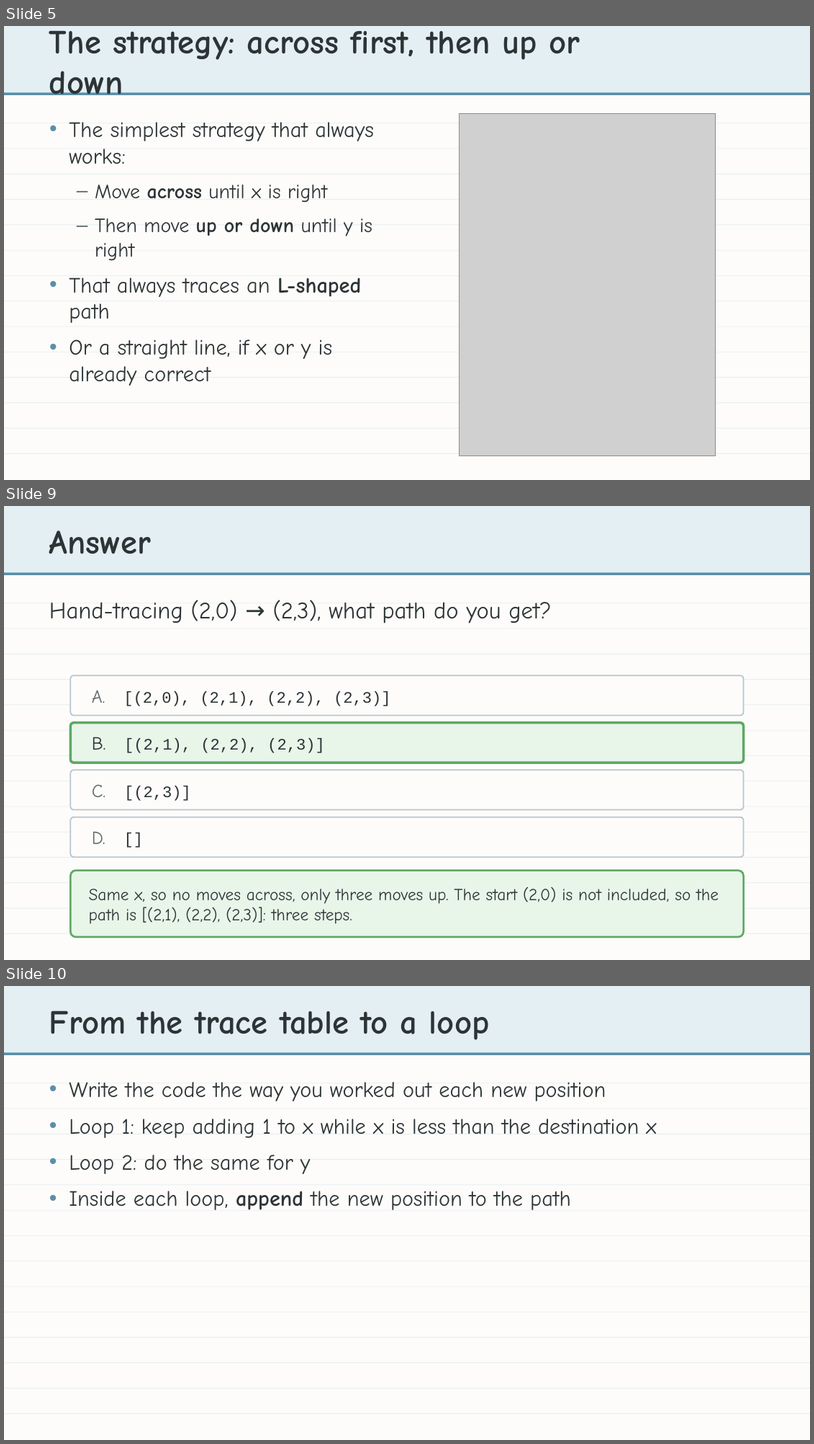
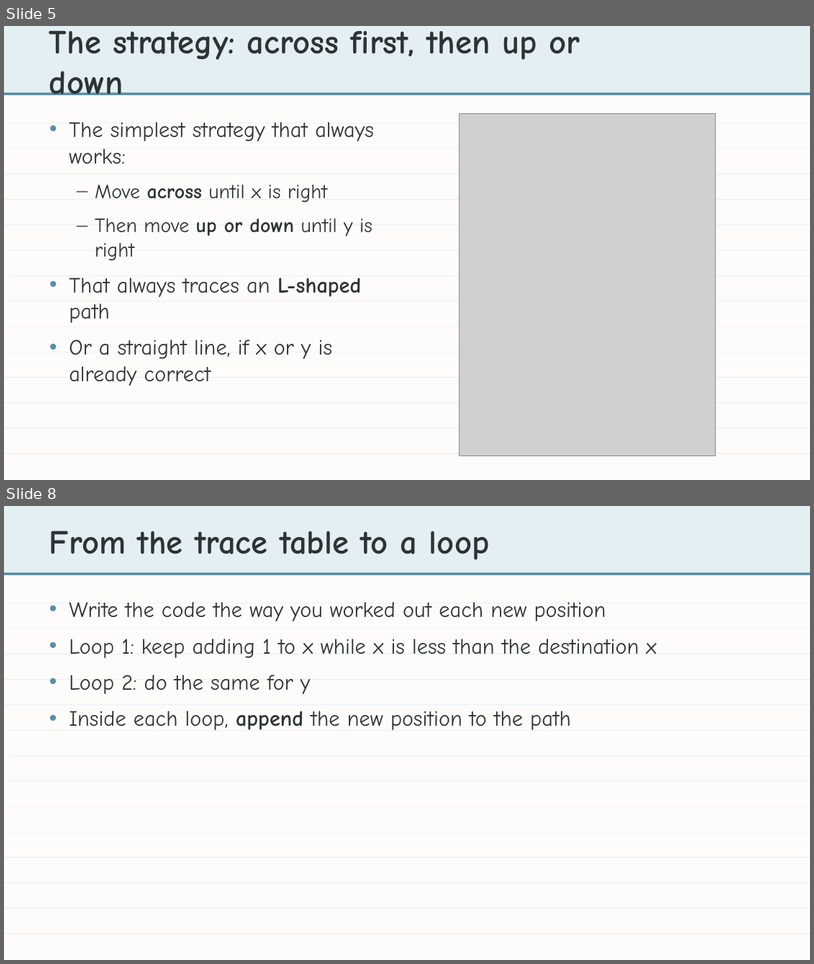
Before and after one commit to bradamiller/LearningPython, a slide deck: static/slides/module-04-manhattan/module-4-lesson-04-the-manhattan-algorithm.pptx. Shown one above the other, each under a label of ours: slides 5, 9 and 10 before the commit, slides 5 and 8 after it; the slides between them are not shown. The pictures are 814x1444 and 814x964 pixels, drawn with LibreOffice and Linux fonts; fonts in the diff are those of the drawing; grey boxes stand for pictures. Boxes give left, top, right and bottom in pixels: in the first picture for what was removed or moved away, otherwise in the second. Text is boxed around its words. In the diff, an @@ line names an element or a change of style, - is before the commit and + after.

```diff
--- a/static/slides/module-04-manhattan/module-4-lesson-04-the-manhattan-algorithm.pptx
+++ b/static/slides/module-04-manhattan/module-4-lesson-04-the-manhattan-algorithm.pptx
@@ slide 9 removed at (x1=4, y1=506, x2=810, y2=960), background #FDFCFA @@
@@ rectangle removed at (x1=4, y1=506, x2=810, y2=572) @@
@@ text removed at (x1=49, y1=530, x2=151, y2=554) @@
-Answer
@@ rectangle removed at (x1=4, y1=572, x2=810, y2=575) @@
@@ rectangle removed at (x1=4, y1=602, x2=810, y2=603) @@
@@ text removed at (x1=49, y1=600, x2=551, y2=623) @@
-Hand-tracing (2,0) → (2,3), what path do you get?
@@ rectangle removed at (x1=4, y1=628, x2=810, y2=629) @@
@@ rectangle removed at (x1=4, y1=654, x2=810, y2=654) @@
@@ rounded rectangle removed at (x1=70, y1=675, x2=744, y2=716) @@
@@ rectangle removed at (x1=4, y1=679, x2=810, y2=680) @@
@@ text removed at (x1=92, y1=690, x2=391, y2=706) @@
-A. [(2,0), (2,1), (2,2), (2,3)]
@@ rectangle removed at (x1=4, y1=705, x2=810, y2=705) @@
@@ rectangle removed at (x1=4, y1=730, x2=810, y2=731) @@
@@ rounded rectangle removed at (x1=70, y1=723, x2=744, y2=762) @@
@@ text removed at (x1=92, y1=736, x2=325, y2=753) @@
-B. [(2,1), (2,2), (2,3)]
@@ rectangle removed at (x1=4, y1=755, x2=810, y2=756) @@
@@ rectangle removed at (x1=4, y1=780, x2=810, y2=781) @@
@@ rounded rectangle removed at (x1=70, y1=770, x2=744, y2=810) @@
@@ text removed at (x1=92, y1=784, x2=191, y2=800) @@
-C. [(2,3)]
@@ rectangle removed at (x1=4, y1=806, x2=810, y2=807) @@
@@ rounded rectangle removed at (x1=70, y1=817, x2=744, y2=857) @@
@@ rectangle removed at (x1=4, y1=831, x2=810, y2=832) @@
@@ text removed at (x1=92, y1=831, x2=106, y2=844) @@
-D. []
@@ rectangle removed at (x1=4, y1=857, x2=810, y2=857) @@
@@ rounded rectangle removed at (x1=70, y1=870, x2=744, y2=937) @@
@@ rectangle removed at (x1=4, y1=883, x2=810, y2=883) @@
@@ text removed at (x1=89, y1=887, x2=719, y2=924) @@
-Same x, so no moves across, only three moves up. The start (2,0) is not included, so the path is [(2,1), (2,2), (2,3)]: three steps.
@@ rectangle removed at (x1=4, y1=908, x2=810, y2=908) @@
@@ rectangle removed at (x1=4, y1=933, x2=810, y2=934) @@
@@ what was slide 10 is now slide 8 @@
```
Also in this commit, not shown: 2 slides changed, 3 other slides removed, 5 other files.
